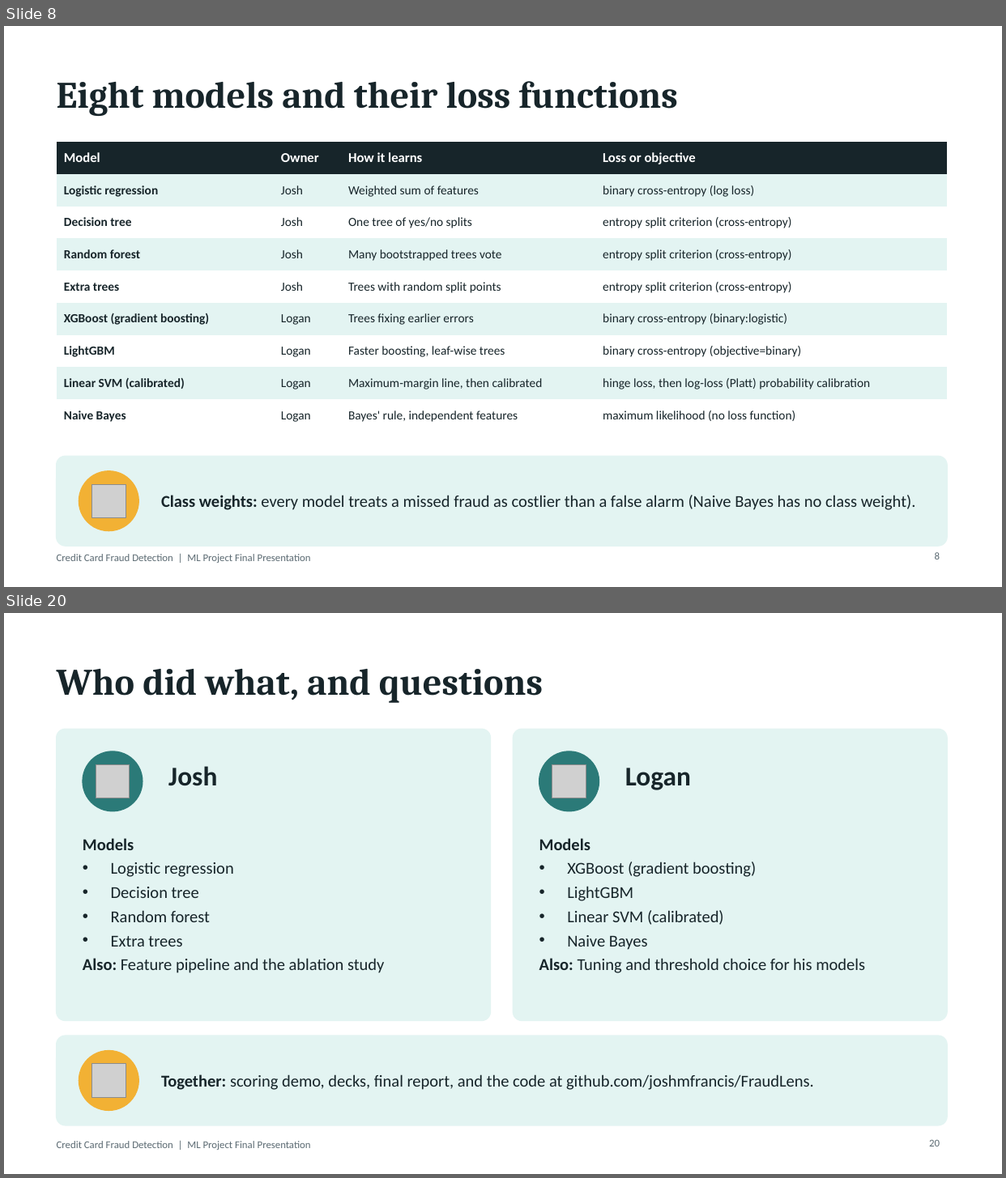
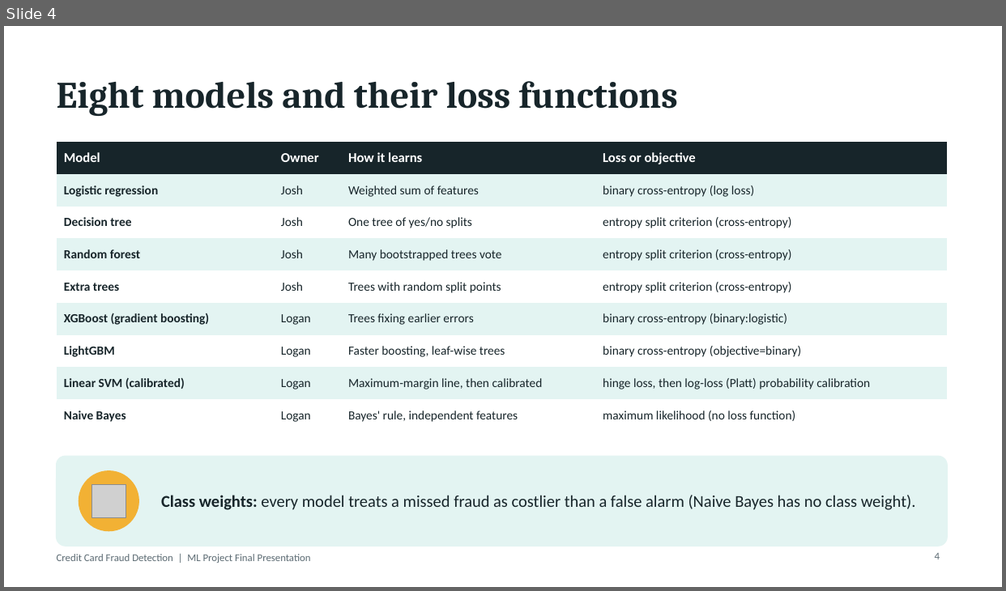
Before and after one commit to joshmfrancis/FraudLens, a slide deck: Presentations/Final Presentation/Final Presentation.pptx. Shown one above the other, each under a label of ours: slides 8 and 20 before the commit, slide 4 after it; the slides between them are not shown. The pictures are 1006x1178 and 1006x591 pixels, drawn with LibreOffice and Linux fonts; fonts in the diff are those of the drawing; grey boxes stand for pictures. Boxes give left, top, right and bottom in pixels: in the first picture for what was removed or moved away, otherwise in the second. Text is boxed around its words. In the diff, an @@ line names an element or a change of style, - is before the commit and + after.

```diff
--- a/Presentations/Final Presentation/Final Presentation.pptx
+++ b/Presentations/Final Presentation/Final Presentation.pptx
@@ slide 20 removed at bbox=[4, 613, 1002, 1174], background #FFFFFF; not listed: 1 template element that a slide beside it also shows @@
@@ title removed at bbox=[57, 669, 543, 703] @@
-Who did what, and questions
@@ rounded rectangle removed at bbox=[57, 729, 491, 1021] @@
@@ rounded rectangle removed at bbox=[513, 729, 948, 1021] @@
@@ ellipse removed at bbox=[83, 752, 143, 811] @@
@@ ellipse removed at bbox=[539, 752, 599, 811] @@
@@ picture removed at bbox=[96, 765, 130, 798] @@
@@ text removed at bbox=[168, 766, 217, 786] @@
-Josh
@@ picture removed at bbox=[552, 765, 586, 798] @@
@@ text removed at bbox=[625, 768, 691, 790] @@
-Logan
@@ text removed at bbox=[83, 838, 384, 973] @@
-Models
-• Logistic regression
-• Decision tree
-• Random forest
-• Extra trees
-Also: Feature pipeline and the ablation study
@@ text removed at bbox=[539, 838, 865, 973] @@
-Models
-• XGBoost (gradient boosting)
-• LightGBM
-• Linear SVM (calibrated)
-• Naive Bayes
-Also: Tuning and threshold choice for his models
@@ rounded rectangle removed at bbox=[57, 1036, 948, 1126] @@
@@ ellipse removed at bbox=[79, 1051, 138, 1111] @@
@@ picture removed at bbox=[92, 1064, 126, 1098] @@
@@ text removed at bbox=[161, 1075, 814, 1090] @@
-Together: scoring demo, decks, final report, and the code at github.com/joshmfrancis/FraudLens.
@@ page number removed at bbox=[929, 1139, 940, 1147] @@
-20
@@ what was slide 8 is now slide 4 @@
@@ page number at bbox=[935, 553, 940, 560]: text changed @@
-8
+4
```
Also in this commit, not shown: 6 slides changed, 9 other slides removed, 4 other files.
